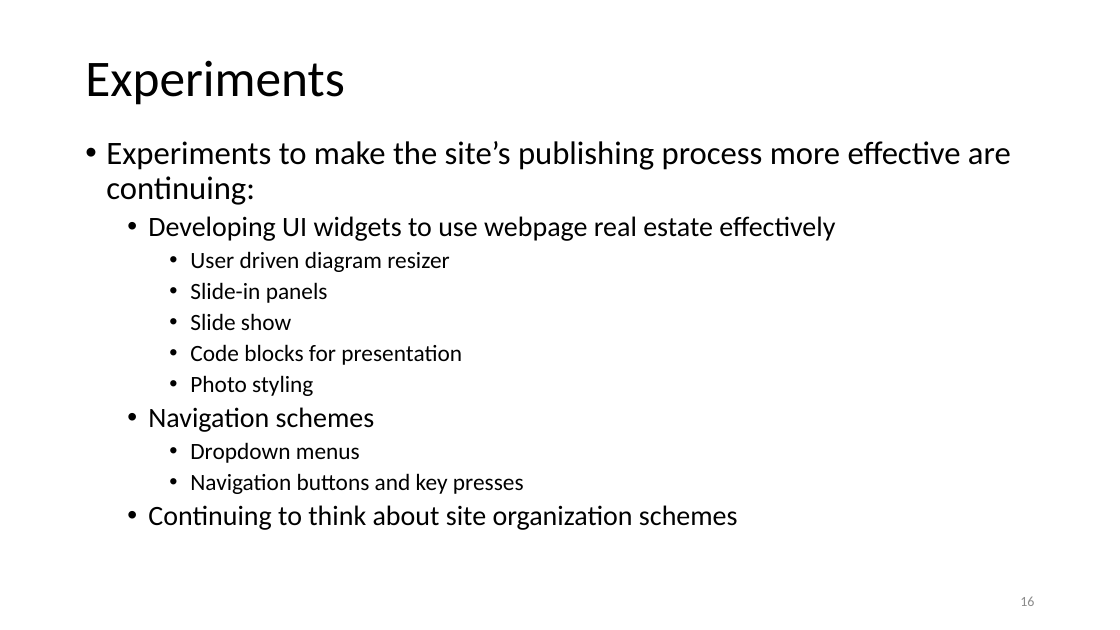
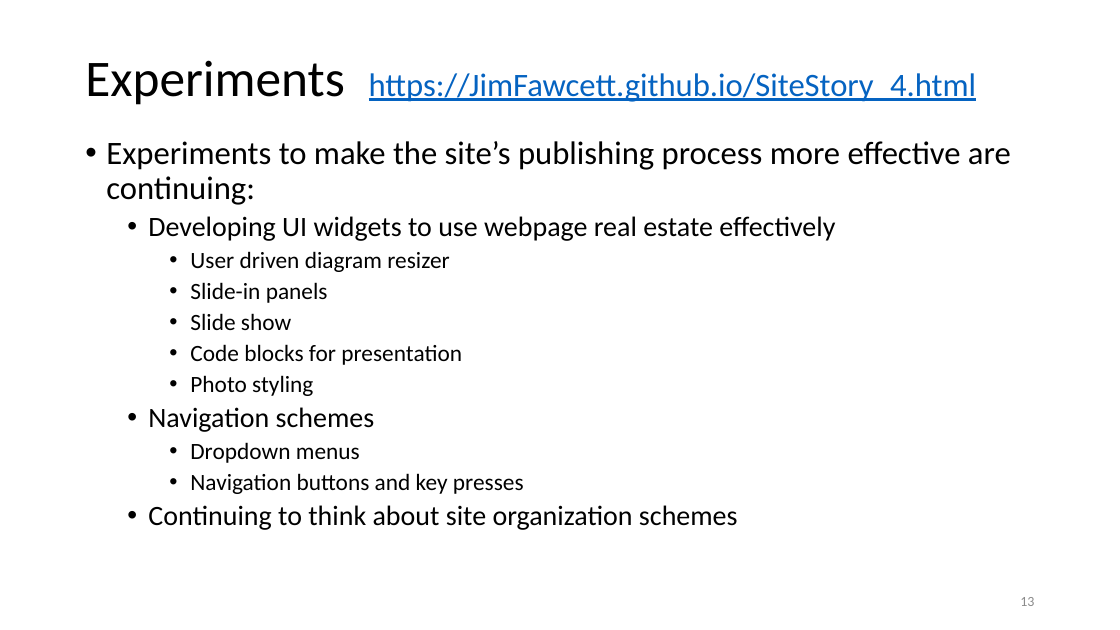
Before and after one commit to JimFawcett/JimFawcett.github.io, a slide deck: slide 13 of Resources/PublishingSourceCode.pptx (slide 16 before the commit). Drawn at 1120x630 pixels with LibreOffice and Linux fonts; fonts in the diff are those of the drawing. Boxes give left, top, right and bottom in pixels: in the first picture for what was removed or moved away, otherwise in the second. Text is boxed around its words. In the diff, an @@ line names an element or a change of style, - is before the commit and + after.

Commit message:
revised site presentation

```diff
--- a/Resources/PublishingSourceCode.pptx
+++ b/Resources/PublishingSourceCode.pptx
@@ title at (85, 60, 976, 105): text changed; size 44 to 28 pt; text colour #000000 to #0563C1 @@
-Experiments
+Experiments https://JimFawcett.github.io/SiteStory_4.html
@@ page number at (1020, 597, 1034, 606): text changed @@
-16
+13
```
Also in this commit, not shown: 6 other slides changed, 6 other files.
